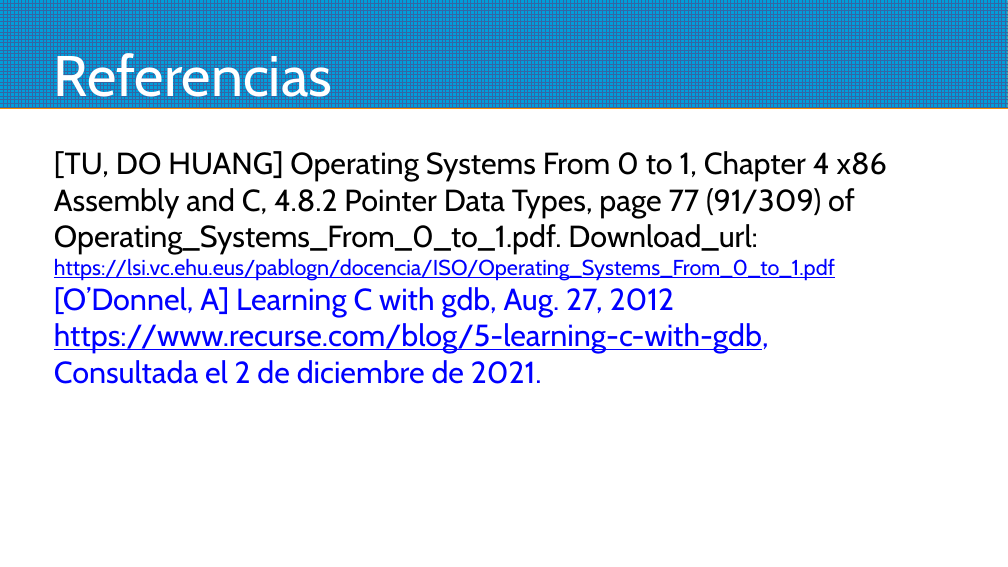
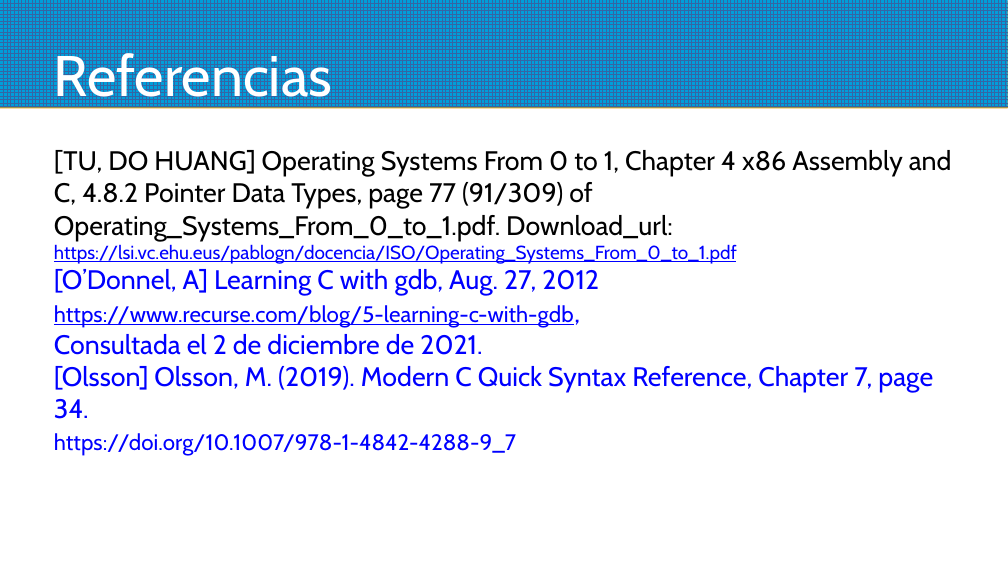
Before and after one commit to programacionestructurada/2021-2, a slide deck: slide 32 of U4_Manejo_de_Apuntadores_y_Estructuras/U4_Manejo_de_Apuntadores_y _Estructuras__4_1_Apuntadores_y_variables.pptx (slide 21 before the commit). Drawn at 1008x567 pixels with LibreOffice and Linux fonts; fonts in the diff are those of the drawing; background and template pictures are left out. Boxes give left, top, right and bottom in pixels: in the first picture for what was removed or moved away, otherwise in the second. Text is boxed around its words. In the diff, an @@ line names an element or a change of style, - is before the commit and + after.

```diff
--- a/U4_Manejo_de_Apuntadores_y_Estructuras/U4_Manejo_de_Apuntadores_y _Estructuras__4_1_Apuntadores_y_variables.pptx
+++ b/U4_Manejo_de_Apuntadores_y_Estructuras/U4_Manejo_de_Apuntadores_y _Estructuras__4_1_Apuntadores_y_variables.pptx
@@ text at bbox=[54, 150, 952, 355]: size 24 to 21.1 pt in "[TU, DO HUANG] Operating Systems From 0 ...", "[O’Donnel, A] Learning C with gdb, Aug. ...", "https://www.recurse.com/blog/5-learning-c-with-gdb,", "Consultada el 2 de diciembre de 2021."; size 17 to 15 pt in "https://lsi.vc.ehu.eus/pablogn/docencia/ISO/Operating_System ..."; size 24 to 17.6 pt in "https://www.recurse.com/blog/5-learning-c-with-gdb," @@
@@ text at bbox=[54, 366, 933, 456]: paragraphs added @@
+[Olsson] Olsson, M. (2019). Modern C Quick Syntax Reference, Chapter 7, page 34.
+https://doi.org/10.1007/978-1-4842-4288-9_7
```
Also in this commit, not shown: 5 other slides changed, 12 slides added, 1 slide removed, 16 other files.
